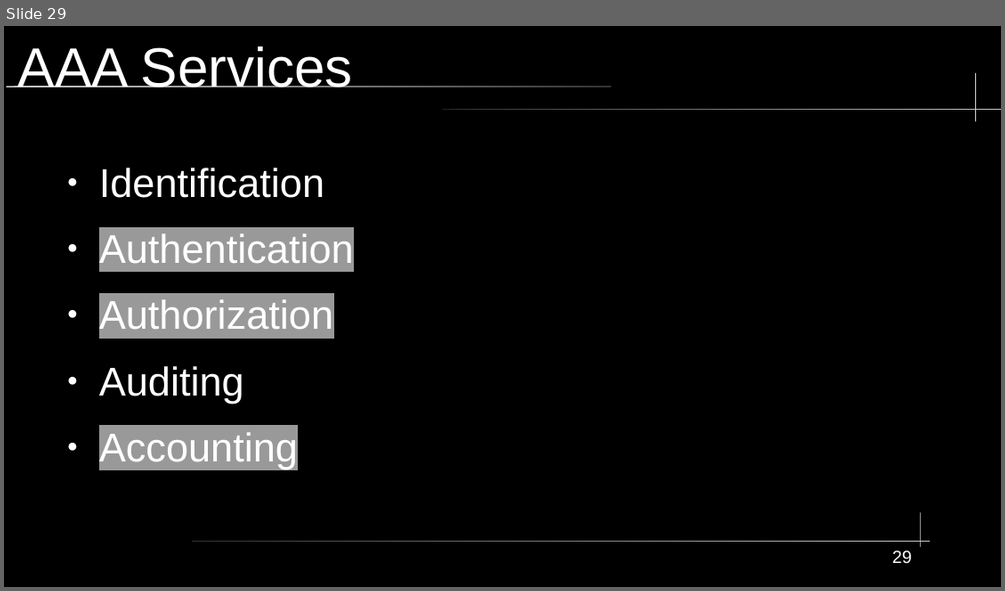
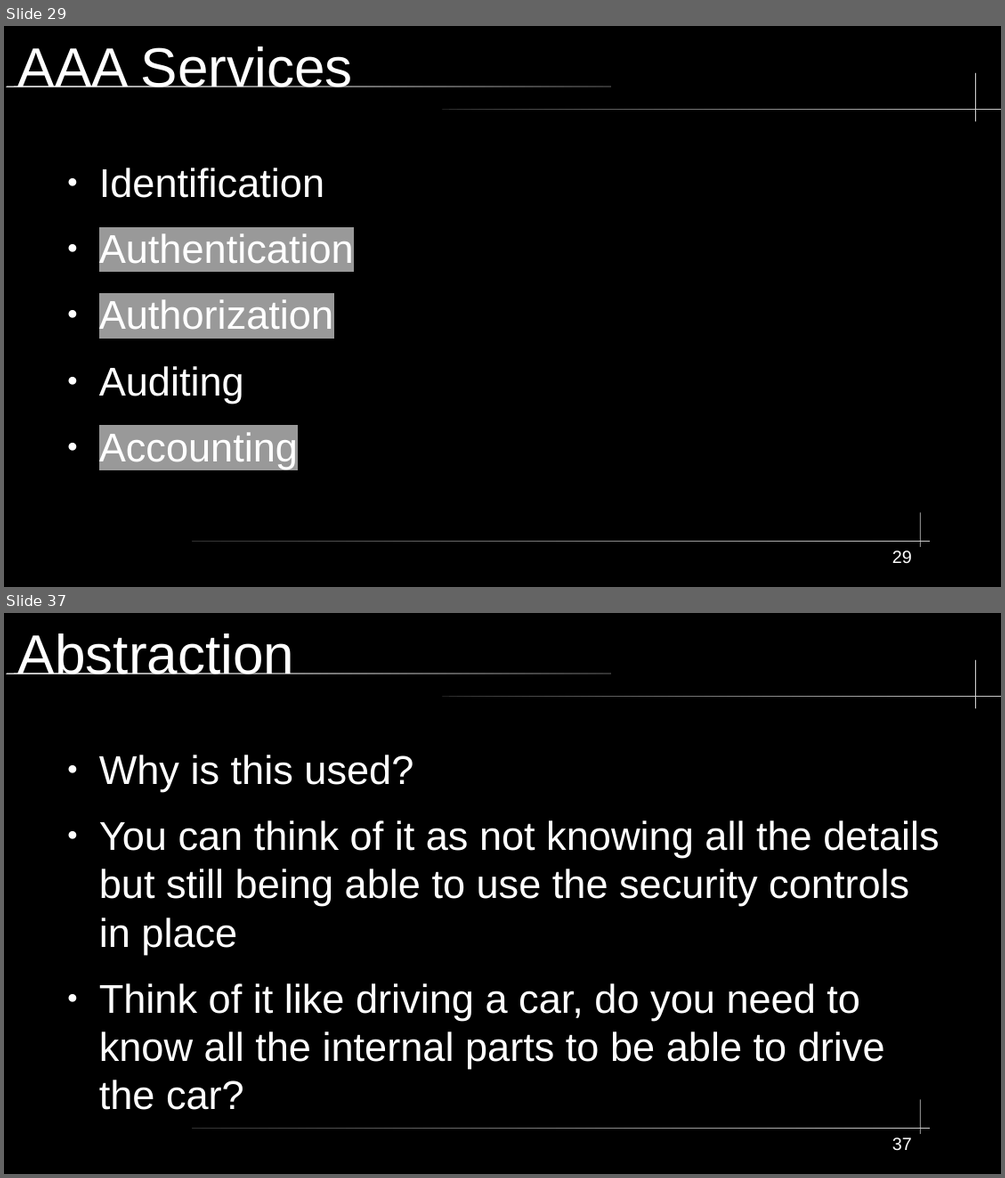
Before and after one commit to City-Colleges-of-Chicago-Cybersecurity/COMPSFI-214, a slide deck: 2026/Spring/powerpoints/Chapter-01-Security-Governance-Through-Principles-and-Policies.odp. Shown one above the other, each under a label of ours: slide 29 before the commit, slides 29 and 37 after it; the slides between them are not shown. The pictures are 1005x591 and 1005x1178 pixels, drawn with LibreOffice and Linux fonts; fonts in the diff are those of the drawing. Boxes give left, top, right and bottom in pixels: in the first picture for what was removed or moved away, otherwise in the second. Text is boxed around its words. In the diff, an @@ line names an element or a change of style, - is before the commit and + after.

Commit message:
Adding powerpoint

```diff
--- a/2026/Spring/powerpoints/Chapter-01-Security-Governance-Through-Principles-and-Policies.odp
+++ b/2026/Spring/powerpoints/Chapter-01-Security-Governance-Through-Principles-and-Policies.odp
@@ slide 37 added at (x1=4, y1=613, x2=1001, y2=1174), background #000000; not listed: 5 template elements that a slide beside it also shows @@
@@ title added at (x1=18, y1=633, x2=294, y2=674), 44 pt, text #FFFFFF @@
+Abstraction
@@ text added at (x1=99, y1=755, x2=938, y2=1110), 32 pt, text #FFFFFF @@
+● Why is this used?
+● You can think of it as not knowing all the details but still being able to use the security controls in place
+● Think of it like driving a car, do you need to know all the internal parts to be able to drive the car?
@@ page number added at (x1=892, y1=1137, x2=912, y2=1151), 14 pt, text #FFFFFF @@
+37
```
Also in this commit, not shown: 11 other slides added, 1 slide removed.
